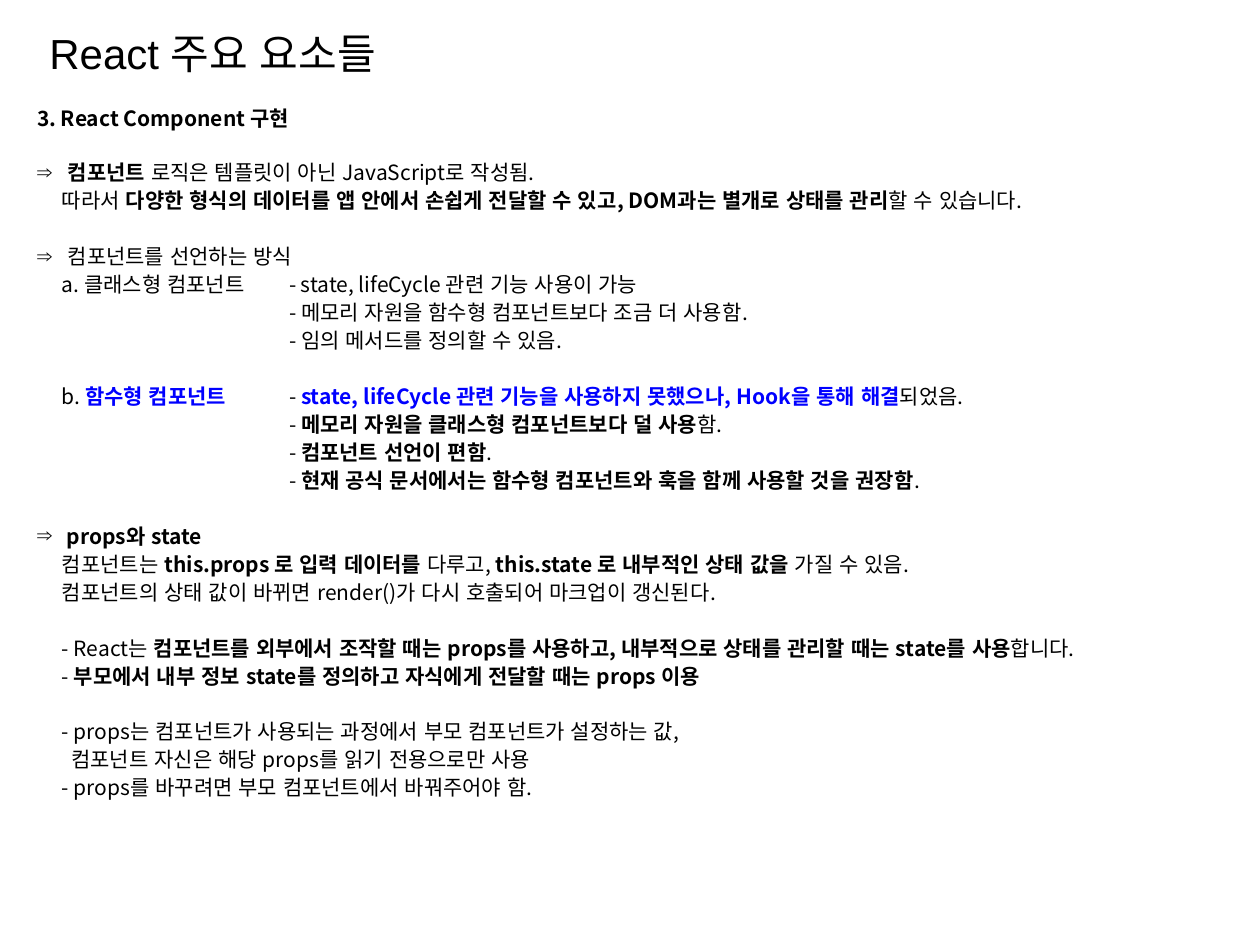
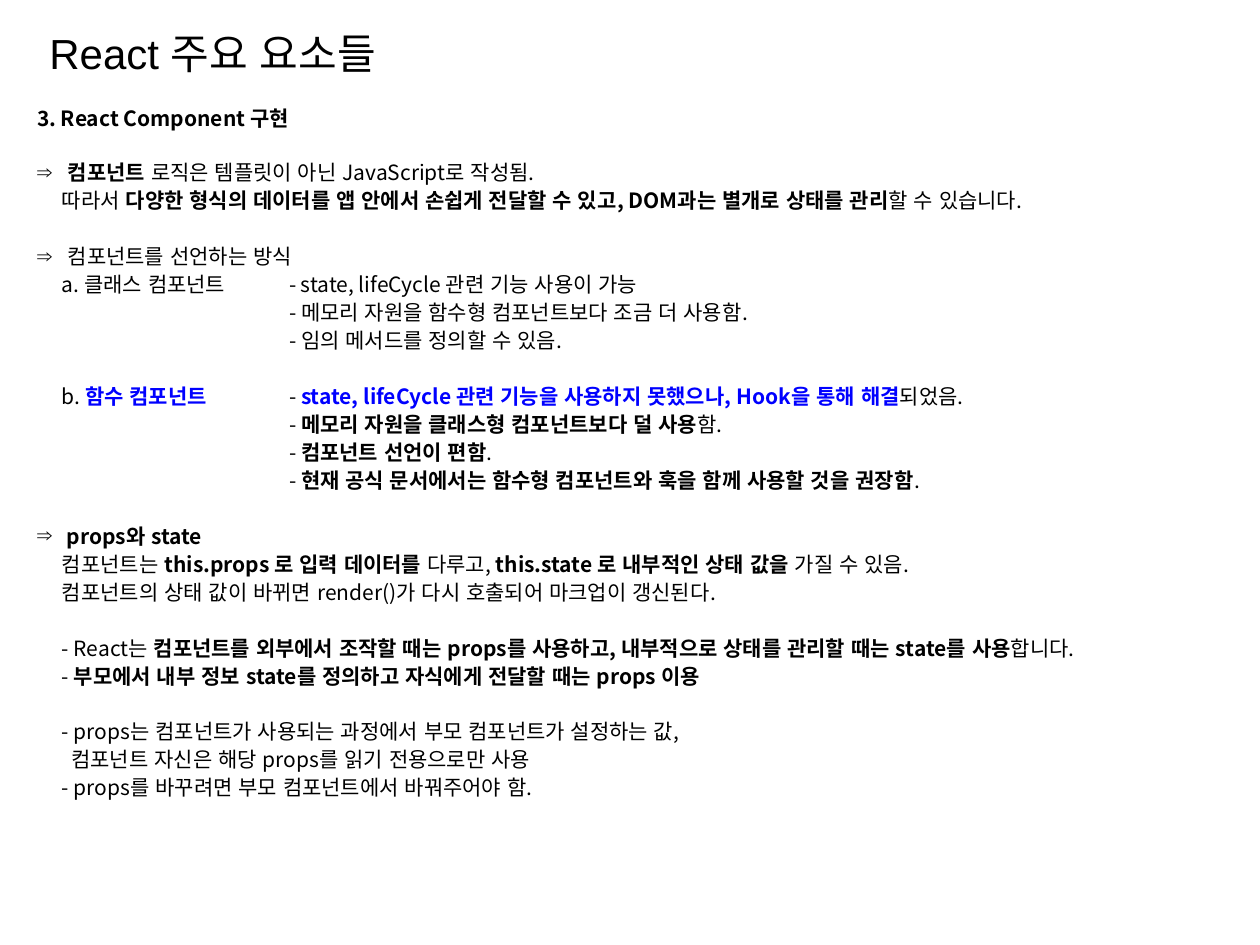
Before and after one commit to redswer/React, a slide deck: slide 4 of ppt/01_React01_Component.pptx. Drawn at 1260x945 pixels with LibreOffice and Linux fonts; fonts in the diff are those of the drawing. Boxes give left, top, right and bottom in pixels: in the first picture for what was removed or moved away, otherwise in the second. Text is boxed around its words. In the diff, an @@ line names an element or a change of style, - is before the commit and + after.

```diff
--- a/ppt/01_React01_Component.pptx
+++ b/ppt/01_React01_Component.pptx
@@ text at (62, 246, 964, 490): text changed @@
-⇒ 컴포넌트를 선언하는 방식
-  a. 클래스형 컴포넌트 - state, lifeCycle 관련 기능 사용이 가능
-  - 메모리 자원을 함수형 컴포넌트보다 조금 더 사용함.
-  - 임의 메서드를 정의할 수 있음.
-  b. 함수형 컴포넌트 - state, lifeCycle 관련 기능을 사용하지 못했으나, Hook을 통해 해결되었음.
-  - 메모리 자원을 클래스형 컴포넌트보다 덜 사용함.
-  - 컴포넌트 선언이 편함.
-  - 현재 공식 문서에서는 함수형 컴포넌트와 훅을 함께 사용할 것을 권장함.
+⇒ 컴포넌트를 선언하는 방식
+  a. 클래스 컴포넌트 - state, lifeCycle 관련 기능 사용이 가능
+  - 메모리 자원을 함수형 컴포넌트보다 조금 더 사용함.
+  - 임의 메서드를 정의할 수 있음.
+  b. 함수 컴포넌트 - state, lifeCycle 관련 기능을 사용하지 못했으나, Hook을 통해 해결되었음.
+  - 메모리 자원을 클래스형 컴포넌트보다 덜 사용함.
+  - 컴포넌트 선언이 편함.
+  - 현재 공식 문서에서는 함수형 컴포넌트와 훅을 함께 사용할 것을 권장함.
```
Also in this commit, not shown: 3 slides added, 26 other files.
